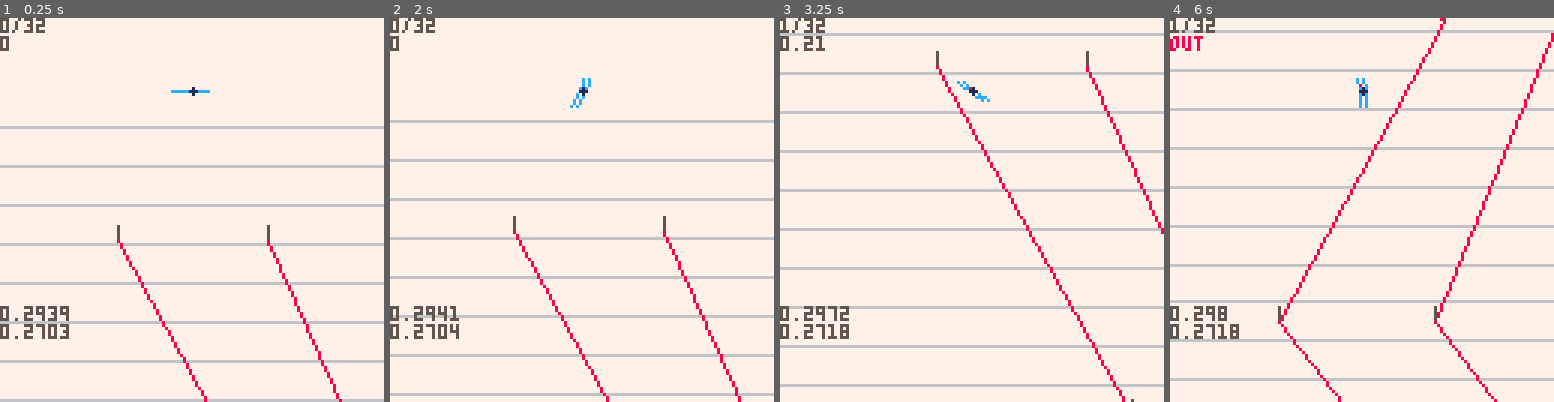
Above: before the commit, frames 1-4 (left to right).
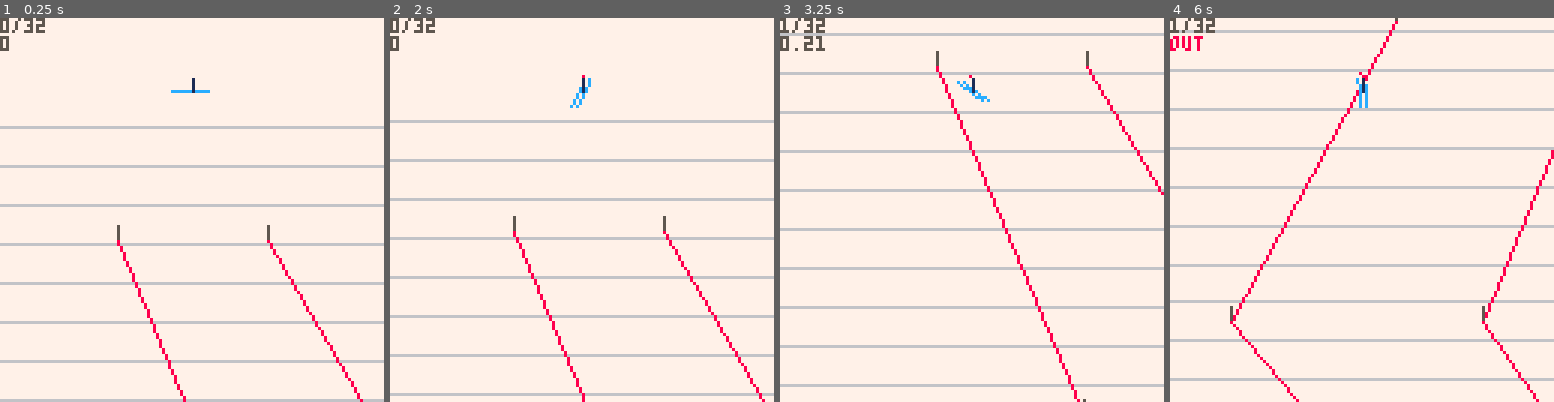
Above: after the commit, the same moments.

Repository: DoubleSec/hyper-geant
Game: PICO-8 cartridge maptest.p8
Two runs of this game, one before a commit and one after it. Both use one fixed random seed, a clock stepped at 60 frames per second and the inputs below.
Inputs:
- Up to frame 1 (0.25 s): no input
- Up to frame 2 (2 s): tap X (X key) at 0.33, 1.07, 1.85 s; tap O (Z key) at 0.7, 1.7 s; hold Right from 1.6 s (still down)
- Up to frame 3 (3.25 s): release Right at 2.1 s; tap O (Z key) at 2.1, 2.5, 2.9 s; hold Right 2.47-3.03 s; tap X (X key) at 2.97 s; hold Left from 3.08 s (still down)
- Up to frame 4 (6 s): tap O (Z key) every 0.4 s from 3.3 to 5.7 s; release Left at 3.58 s; hold Right 4.02-4.68 s; tap X (X key) at 4.08, 5.2 s; hold Left 5.08-5.68 s

The runs differ from the first frame. In frame 1, 1.9% of the frame differs, in the area x 0-95%, y 15-100%; in frame 2, 2.0%; in frame 3, 2.6%; in frame 4, 3.6%, in the area x 0-100%, y 0-100%.

Commit message:
state machine control

Diff:
--- a/downhill.lua
+++ b/downhill.lua
@@ -2,7 +2,7 @@
 
  -- pre-set attributes
  y_gap_r = {72, 128},
- x_gap_r = {32, 96},
+ x_gap_r = {48, 96},
  x_offset_r = {-128, 128},
  gates_r = {25, 40},
 
--- a/maptest.p8
+++ b/maptest.p8
@@ -3,65 +3,29 @@
 __lua__
 function _init()
 
- -- fill map
- for x = 0,16 do
-  for y = 0,16 do
-   mset(x, y, 1)
-  end
- end
+ -- create initial state
+ game = game_state:new({})
 
- p1 = player:new(-10000)
- course = downhill:new(-10000, 1)
- ter = terrain:new(-10000, course.len + 50, 1)
-
- -- debug stepping
- debug = false
+ st = state_machine:new(game)
 
 end
 
 function _update60()
 
- if btnp(4) or not debug then
- 	p1:update(ter)
-  course:update(p1)
- end
+ st:update()
+
 end
 
 function _draw()
 
- if btnp(4) or not debug then
-  cls()
+ st:draw()
 
-  map(0, 0, 0, 0, 16, 16)
-
-  camera(p1.cx, p1.cy)
-
-  for xo = 0,2 do
-   for yo = 0,2 do
-    map(16, 0, 128 * (xo -1), 128 * (yo -1), 16, 16)
-   end
-  end
-
-  -- reset camera
-  if (p1.cx > 127 or p1.cx < -127) p1.cx = 0
-  if (p1.cy > 127 or p1.cy < -127) p1.cy = 0
-
-  camera(0,0)
-
-  ter:draw(p1)
-  course:draw(p1)
-  p1:draw()
-
-  cursor(0, 96, 5)
-  print(stat(1))
-  print(stat(2))
-
- end
 end
 -->8
 #include player_class.lua
 #include downhill.lua
 #include terrain.lua
+#include states.lua
 
 __gfx__
 00000000777777770000000000000000008885000000000000000000000000000000000000000000000000000000000000000000000000000000000000000000
--- a/player_class.lua
+++ b/player_class.lua
@@ -2,7 +2,6 @@
 player = {
 
  -- physics attributes
- name = "player",
 
  steer_speed = (180 / 60) * (1 / 360),
  tuck_steer_multiplier = 0.33,
@@ -25,7 +24,6 @@
   new_p.vy = 0
 
   new_p.v_angle = 0
-  new_p.name = "buttz"
 
   new_p.d_vx = 0
   new_p.d_vy = 0
@@ -52,13 +50,12 @@
  draw = function(self)
 
   self:_force_draw()
-  circfill(self.x, self.y, 1, 1)
+  line(self.x, self.y, self.x, self.y -4, 1)
 
  end,
 
  update = function(self, terrain)
 
-  printh(self.name)
   self.g = terrain:get_g(self.world_y)
 
   -- controls
@@ -178,9 +175,9 @@
 
   -- line for drag force
   line(
-   self.x, self.y,
+   self.x, self.y-4,
    self.x + self.drag_dvx * 100,
-   self.y + self.drag_dvy * 100,
+   self.y-4 + self.drag_dvy * 100,
    8
   )
 
--- /dev/null
+++ b/states.lua
@@ -0,0 +1,113 @@
+-- state control for the game
+state_machine = {
+
+ -- create a new state machine, with a previously initialized state at the
+ --  initial state
+ new = function(self, init_state)
+
+  new_sm = {}
+  setmetatable(new_sm, state_machine)
+
+  new_sm.state = init_state
+
+  -- any kind of necessary persistent data is stored here.
+  new_sm.persistent = {}
+
+  return new_sm
+
+ end,
+
+ -- update and draw are pretty obvious
+
+ update = function(self)
+  self.state:update()
+ end,
+
+ draw = function(self)
+  self.state:draw()
+ end,
+
+ -- on state switch, the destructor of the current state is called, and then
+ --  the constructor of the new state. any necessary messages or data that need
+ --  to be passed are handled by the persistent attribute of the state machine.
+ switch = function(self, to)
+  state:del(self.persistent)
+  state = to:new(self.persistent)
+ end
+}
+
+state_machine.__index = state_machine
+
+-- menu state class
+menu_state = {
+
+ new = function(self, init_table)
+
+ end,
+
+ update = function(self)
+
+ end,
+
+ draw = function(self)
+
+ end,
+
+ del = function(self, store_table)
+
+ end
+}
+menu_state.__index = menu_state
+
+-- game state class
+game_state = {
+
+ new = function(self, init_table)
+
+  -- create the new instance
+  n = {}
+  setmetatable(n, game_state)
+
+  -- initialize the object table
+  n.objs = {}
+
+  -- add things to the object table
+  n.objs["p1"] = player:new(-10000)
+  n.objs["course"] = downhill:new(-10000, 1)
+  n.objs["ter"] = terrain:new(-10000, n.objs.course.len + 50, 1)
+
+  -- set up the map
+  for x = 0,16 do
+   for y = 0,16 do
+    mset(x, y, 1)
+   end
+  end
+
+  return n
+ end,
+
+ update = function(self)
+
+  self.objs.p1:update(self.objs.ter)
+  self.objs.course:update(self.objs.p1)
+
+ end,
+
+ draw = function(self)
+
+  cls()
+
+  -- draw map
+  map(0, 0, 0, 0, 16, 16)
+
+  self.objs.ter:draw(self.objs.p1)
+  self.objs.course:draw(self.objs.p1)
+  self.objs.p1:draw()
+
+ end,
+
+ del = function(self, store_table)
+
+ end
+}
+game_state.__index = game_state
